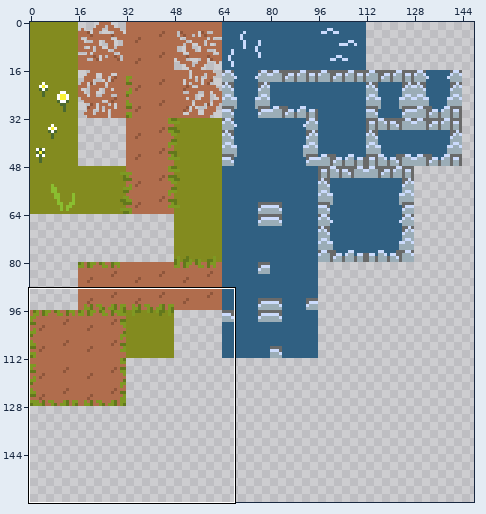
A sprite sheet gets an edit: res/map/tileset.png. Above, an overview of the earlier version with the close-up marked.
Close-up. The starting point:
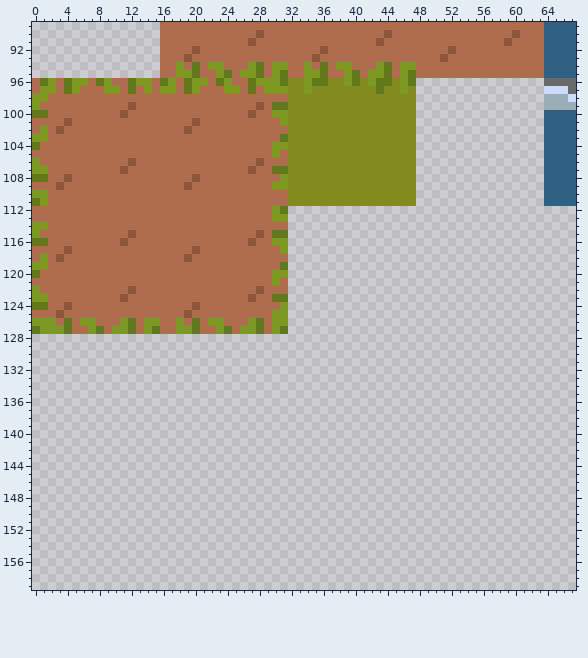
The file is 160x160 pixels. Shown: x 0..67, y 89..159. The wide view leaves out empty margins.
Once edited:
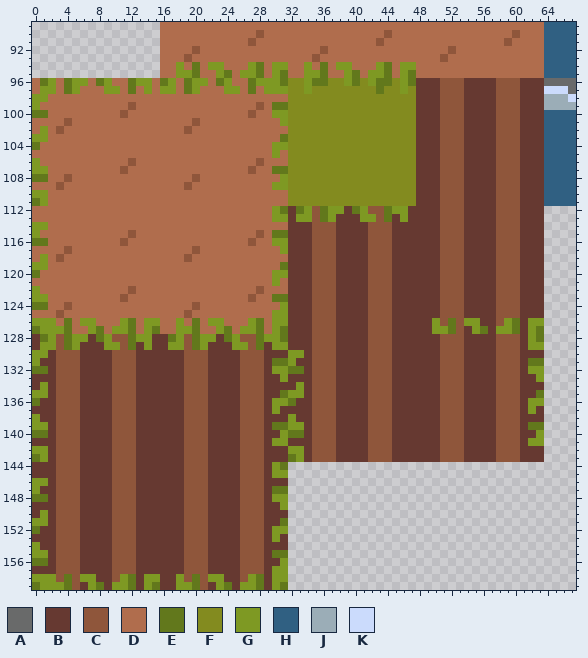
Palette (. is transparent): A #696a6a  B #663931  C #8f563b  D #b06d4d  E #62781c  F #838b1f  G #7e9923  H #306082  J #9badb7  K #cbdbfc
Change:
y 96..111: x 48..63 ................ -> BBBCCCBBBBCCCBBB
y 112: x 32..63 ................................ -> BEGCEGGBEGCCEGGBBBBCCCBBBBCCCBBB
y 113: x 32..63 ................................ -> BGGCEGBBBGGCEBGBBBBCCCBBBBCCCBBB
y 114..125: x 32..63 ................................ -> BBBCCCBBBBCCCBBBBBBCCCBBBBCCCBBB
y 126: x 32..63 ................................ -> BBBCCCBBBBCCCBBBBBGCECGGBBCGEBGG
y 127: x 32..63 ................................ -> BBBCCCBBBBCCCBBBBBGGECBGEBGGEBGE
y 128: x 0..63 ................................................................ -> BEGCEGGBEGCCEGGBBEGCEGGBEGCCEGGEBBBCCCBBBBCCCBBBBBBCCCBBBBCCCBGE
y 129: x 0..63 ................................................................ -> BGGCEGBBBGGCEBGBBGGCEGBBBGGCEBGGBBBCCCBBBBCCCBBBBBBCCCBBBBCCCBGG
y 130: x 0..63 ................................................................ -> GGBCCCBBBBCCCBBBBBBCCCBBBBCCCBBBGGBCCCBBBBCCCBBBBBBCCCBBBBCCCBBB
y 131: x 0..63 ................................................................ -> GBBCCCBBBBCCCBBBBBBCCCBBBBCCCBEEGBBCCCBBBBCCCBBBBBBCCCBBBBCCCBEE
y 132: x 0..63 ................................................................ -> EEBCCCBBBBCCCBBBBBBCCCBBBBCCCBGGEEBCCCBBBBCCCBBBBBBCCCBBBBCCCBGG
y 133: x 0..63 ................................................................ -> BBBCCCBBBBCCCBBBBBBCCCBBBBCCCBBGBBBCCCBBBBCCCBBBBBBCCCBBBBCCCBBG
y 134: x 0..63 ................................................................ -> BGBCCCBBBBCCCBBBBBBCCCBBBBCCCBBBBGBCCCBBBBCCCBBBBBBCCCBBBBCCCBBB
y 135: x 0..63 ................................................................ -> GGBCCCBBBBCCCBBBBBBCCCBBBBCCCBBEGGBCCCBBBBCCCBBBBBBCCCBBBBCCCBBE
y 136: x 0..63 ................................................................ -> EBBCCCBBBBCCCBBBBBBCCCBBBBCCCBGGEBBCCCBBBBCCCBBBBBBCCCBBBBCCCBGG
y 137: x 0..63 ................................................................ -> BBBCCCBBBBCCCBBBBBBCCCBBBBCCCBGBBBBCCCBBBBCCCBBBBBBCCCBBBBCCCBGB
y 138: x 0..63 ................................................................ -> GBBCCCBBBBCCCBBBBBBCCCBBBBCCCBBBGBBCCCBBBBCCCBBBBBBCCCBBBBCCCBBB
y 139: x 0..63 ................................................................ -> GGBCCCBBBBCCCBBBBBBCCCBBBBCCCBEEGGBCCCBBBBCCCBBBBBBCCCBBBBCCCBEE
y 140: x 0..63 ................................................................ -> EEBCCCBBBBCCCBBBBBBCCCBBBBCCCBBGEEBCCCBBBBCCCBBBBBBCCCBBBBCCCBBG
y 141: x 0..63 ................................................................ -> BBBCCCBBBBCCCBBBBBBCCCBBBBCCCBGGBBBCCCBBBBCCCBBBBBBCCCBBBBCCCBGG
y 142: x 0..63 ................................................................ -> GGBCCCBBBBCCCBBBBBBCCCBBBBCCCBBBGGBCCCBBBBCCCBBBBBBCCCBBBBCCCBBB
y 143: x 0..63 ................................................................ -> EGBCCCBBBBCCCBBBBBBCCCBBBBCCCBBBEGBCCCBBBBCCCBBBBBBCCCBBBBCCCBBB
y 144: x 0..31 ................................ -> BBBCCCBBBBCCCBBBBBBCCCBBBBCCCBGE
y 145: x 0..31 ................................ -> BBBCCCBBBBCCCBBBBBBCCCBBBBCCCBGG
y 146: x 0..31 ................................ -> GGBCCCBBBBCCCBBBBBBCCCBBBBCCCBBB
y 147: x 0..31 ................................ -> GBBCCCBBBBCCCBBBBBBCCCBBBBCCCBEE
y 148: x 0..31 ................................ -> EEBCCCBBBBCCCBBBBBBCCCBBBBCCCBGG
y 149: x 0..31 ................................ -> BBBCCCBBBBCCCBBBBBBCCCBBBBCCCBBG
y 150: x 0..31 ................................ -> BGBCCCBBBBCCCBBBBBBCCCBBBBCCCBBB
y 151: x 0..31 ................................ -> GGBCCCBBBBCCCBBBBBBCCCBBBBCCCBBE
y 152: x 0..31 ................................ -> EBBCCCBBBBCCCBBBBBBCCCBBBBCCCBGG
y 153: x 0..31 ................................ -> BBBCCCBBBBCCCBBBBBBCCCBBBBCCCBGB
y 154: x 0..31 ................................ -> GBBCCCBBBBCCCBBBBBBCCCBBBBCCCBBB
y 155: x 0..31 ................................ -> GGBCCCBBBBCCCBBBBBBCCCBBBBCCCBEE
y 156: x 0..31 ................................ -> EEBCCCBBBBCCCBBBBBBCCCBBBBCCCBBG
y 157: x 0..31 ................................ -> BBBCCCBBBBCCCBBBBBBCCCBBBBCCCBGG
y 158: x 0..31 ................................ -> GGGCECGGBBCGEBGGBBGCECGGBBCGEBGG
y 159: x 0..31 ................................ -> EGGGECBGEBGGEBGEBBGGECBGEBGGEBGE
Where, in picture pixels (left, top, right, bottom), the same in both close-ups:
added: (32, 78, 544, 590)
